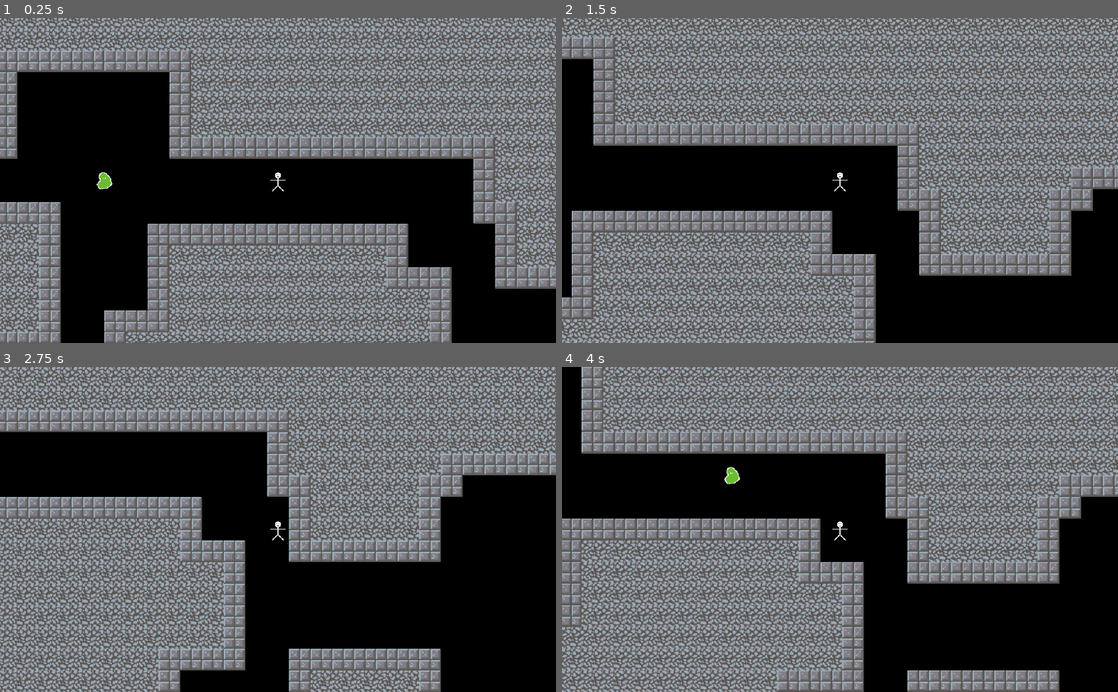
Above: before the commit, frames 1-4 (two rows, left to right).
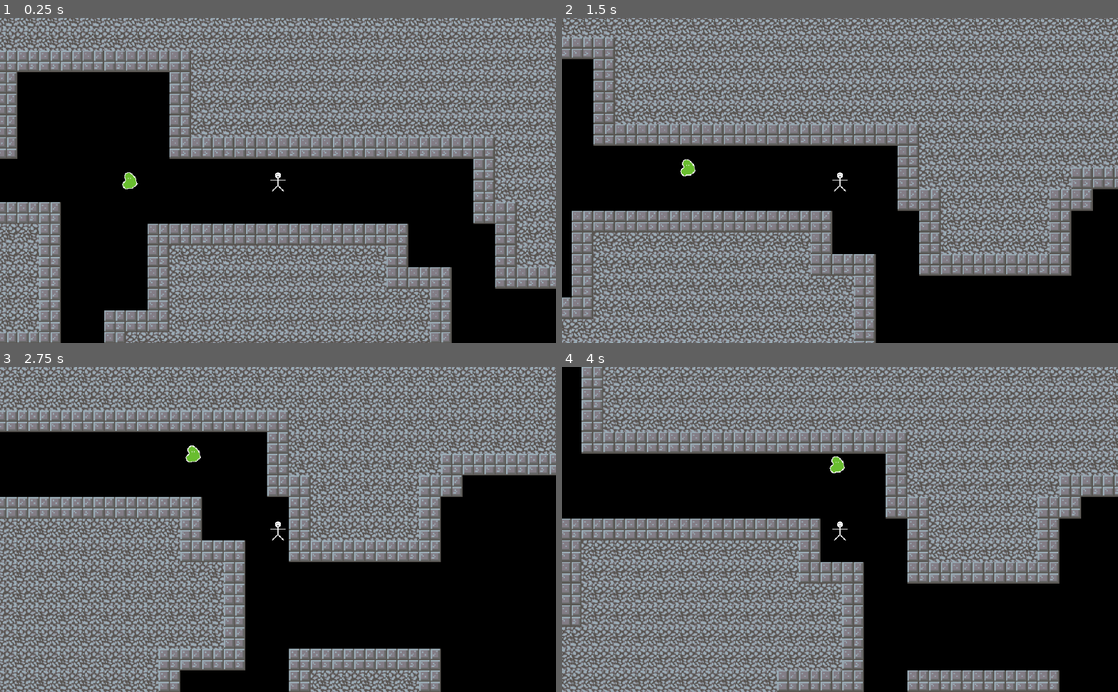
Above: after the commit, the same moments.

Repository: IA2020B/BernardoDeVargasShiguefuzi
Game: Godot game, scene res://Scenes/Room.tscn
The game is run twice, just before and just after one commit, with the same random seed, the same clock (stepped at 60 frames per second) and the same inputs.
Inputs:
- Up to frame 1 (0.25 s): no input
- Up to frame 2 (1.5 s): hold Right (Right) 0.53-1.28 s; hold Down (Down) from 1.28 s (still down)
- Up to frame 3 (2.75 s): release Down (Down) at 2.03 s; hold Right (Right) from 2.03 s (still down)
- Up to frame 4 (4 s): release Right (Right) at 2.78 s; hold Up (Up) 2.78-3.53 s; hold Left (Left) from 3.53 s (still down)

The runs differ from the first frame. In frame 1, 0.2% of the frame differs, in the area x 17-25%, y 47-53%; in frame 2, 0.1%; in frame 3, 0.1%; in frame 4, 0.2%, in the area x 29-51%, y 27-37%.

Commit message:
Maquina de estados (de novo)
Limpada e formatação de cometários. Ainda trabalhando nos estados de ATTACK, CHASE e FLEE.

Diff:
--- a/Labyrith Master/Objects/Enemy.tscn
+++ b/Labyrith Master/Objects/Enemy.tscn
@@ -3,8 +3,8 @@
 [ext_resource path="res://Sprites/Entities/Enemy_2.png" type="Texture" id=1]
 [ext_resource path="res://Scripts/Enemy.gd" type="Script" id=2]
 
-[sub_resource type="RectangleShape2D" id=1]
-extents = Vector2( 16, 16 )
+[sub_resource type="CircleShape2D" id=1]
+radius = 16.0
 
 [sub_resource type="CircleShape2D" id=2]
 radius = 128.0
--- a/Labyrith Master/Scenes/Room.tscn
+++ b/Labyrith Master/Scenes/Room.tscn
@@ -15,6 +15,3 @@
 
 [node name="Enemy" parent="Enemies" instance=ExtResource( 3 )]
 position = Vector2( -256, 0 )
-
-[node name="Enemy2" parent="Enemies" instance=ExtResource( 3 )]
-position = Vector2( 704, 224 )
--- a/Labyrith Master/Scripts/Enemy.gd
+++ b/Labyrith Master/Scripts/Enemy.gd
@@ -1,5 +1,12 @@
 extends KinematicBody2D
-# Esse é o script dos inimigos. Contem uma máquina de estados finitos
+# -------------------------------------------
+# Este é o script para os inimigos. Contém uma máquina de estados finitos que
+# governam a IA deles (7 estados: PARADO, ATACAR, PERSEGUIR, DETECTAR, FUGIR,
+# LOCOMOVER e ESCOLHER NOVA DIREÇÃO).
+# -------------------------------------------
+# Estados completos: IDDLE, MOVE, NEW_DIRECTION, DETECTION
+# Estados a serem feitos: ATTACK, CHASE, FLEE
+# -------------------------------------------
 
 # Enum dos estados finitos
 enum {
@@ -13,25 +20,31 @@
 
 # Váriaveis
 const SPEED = 100
-var state = MOVE
+var state = NEW_DIRECTION
 var direction = Vector2.ZERO
 var target = null
+
+# Node do jogador
+onready var player = get_parent().get_node_and_resource("/root/Room/Player")
 
 # Função p/ quando o nodo entra em cena
 func _ready():
 	# Seed aleatória (p/ estados)
 	randomize()
+	#print(player) --> Ignore
 
 # Função de processo (por tempo)
 func _process(delta):
-	# Estados (0)
+	# Estados
 	match state:
 		# Parado
 		IDDLE:
 			pass
 
+		# Atacar
 		ATTACK:
-			attack_player()
+			#attack_player(delta)
+			pass
 
 		# Perseguir
 		CHASE:
@@ -55,9 +68,12 @@
 			direction = choose([Vector2.UP, Vector2.DOWN, Vector2.RIGHT, Vector2.LEFT])
 			state = choose([IDDLE, MOVE])
 
+	#print(state) --> Ignore
+
 # Função de movimento
 func move (delta):
 	position += direction * SPEED * delta
+# warning-ignore:return_value_discarded
 	move_and_collide(direction)
 
 # Função de escolha
@@ -72,15 +88,16 @@
 	$Timer.wait_time = choose([0.5, 1, 1.5])
 	state = choose([IDDLE, MOVE, NEW_DIRECTION])
 
-# Função para detectar quando o jogador entra no circulo de deteção
+# Função para detectar quando o jogador entra no circulo de deteção (sinal)
 func _on_DetectionRange_body_entered(body):
 	if body.name == "Player":
 		target = body
+		#print(target) --> Ignore
 
-# Função para atacar o jogador
-func attack_player():
-	pass
+# TODO: Função para atacar o jogador (comentário do programador: AAAAAARRRRRGGHH ACABE COM MEU SOFRIMENTO)
+func attack_player(delta):
+	target = player
 
-# Função para quando o jogador sair do campo de detecção
+# TODO: Função para quando o jogador sair do campo de detecção
 func _on_DetectionRange_body_exited(body):
 	pass
--- a/Labyrith Master/Scripts/Player.gd
+++ b/Labyrith Master/Scripts/Player.gd
@@ -1,4 +1,7 @@
 extends KinematicBody2D
+# -------------------------------------------
+# Este é o script do jogador. Contém movimentação de personagem.
+# -------------------------------------------
 
 # Váriaveis de movimento
 var MAX_SPEED = 250
@@ -34,7 +37,7 @@
 
 # Função de fricção de movimento
 func apply_friction(amount):
-	# Se movimento for maior que amount, reduza o movimento
+	# Se movimento for maior que quantidade, reduza o movimento
 	# Se não, movimento é (0,0)
 	if motion.length() > amount:
 		motion -= motion.normalized() * amount
